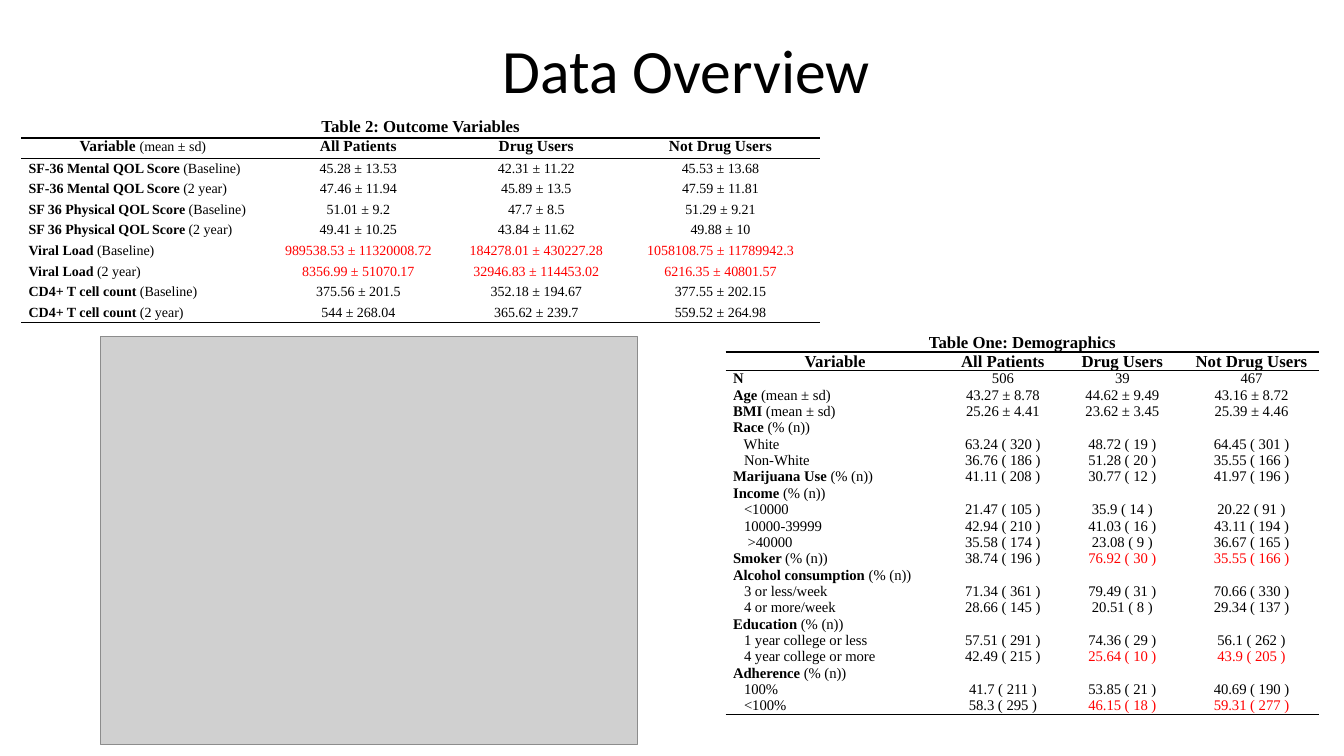
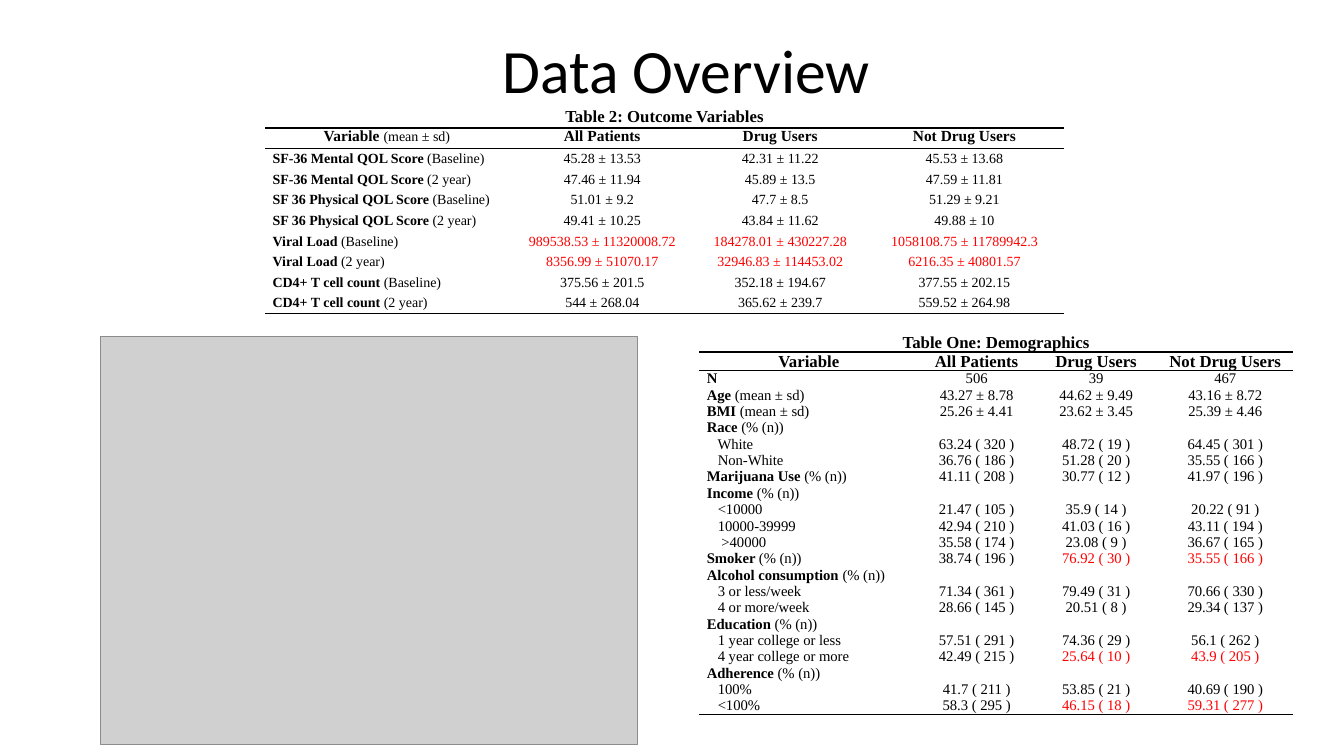
Before and after one commit to elcotton/bios6623-elcotton, a slide deck: slide 3 of Project1/Reports/BIOS6623_Project1_InterimAnalysisPlan.pptx. Drawn at 1344x756 pixels with LibreOffice and Linux fonts; fonts in the diff are those of the drawing; grey boxes stand for pictures. Boxes give left, top, right and bottom in pixels: in the first picture for what was removed or moved away, otherwise in the second. Text is boxed around its words. In the diff, an @@ line names an element or a change of style, - is before the commit and + after.

```diff
--- a/Project1/Reports/BIOS6623_Project1_InterimAnalysisPlan.pptx
+++ b/Project1/Reports/BIOS6623_Project1_InterimAnalysisPlan.pptx
@@ table: place and size @@
-table at (21,117,821,324)
+table at (265,108,1065,314)
@@ table: place and size @@
-table at (726,334,1320,745)
+table at (700,334,1294,745)
```
Also in this commit, not shown: 1 other slide changed, 1 other file.
